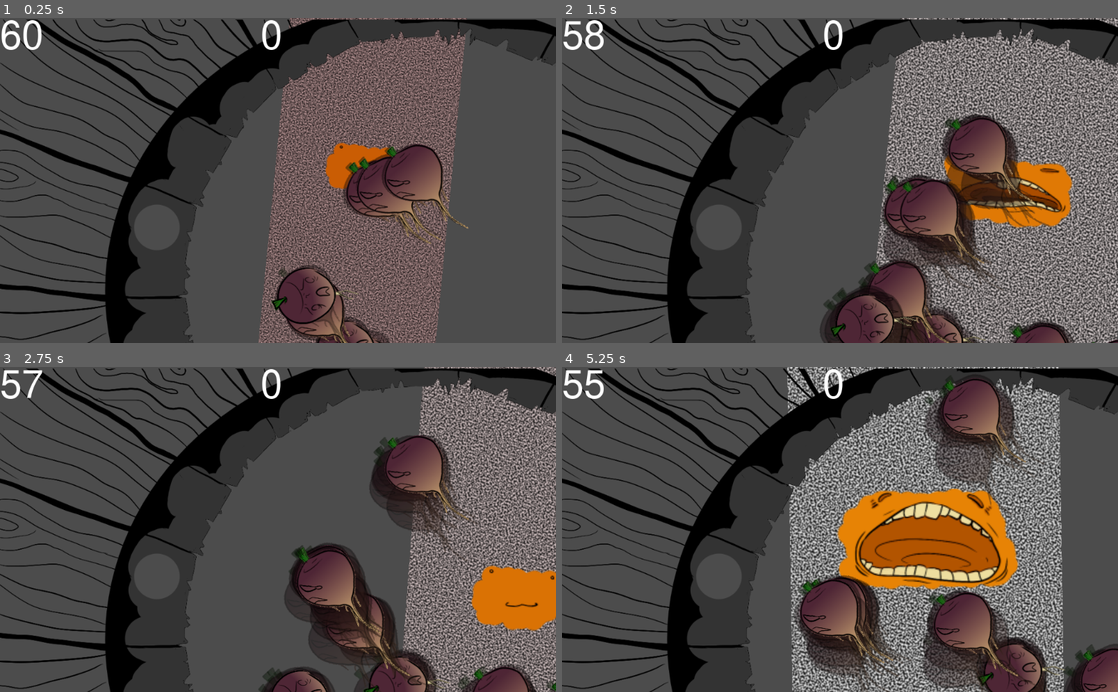
Above: before the commit, frames 1-4 (two rows, left to right).
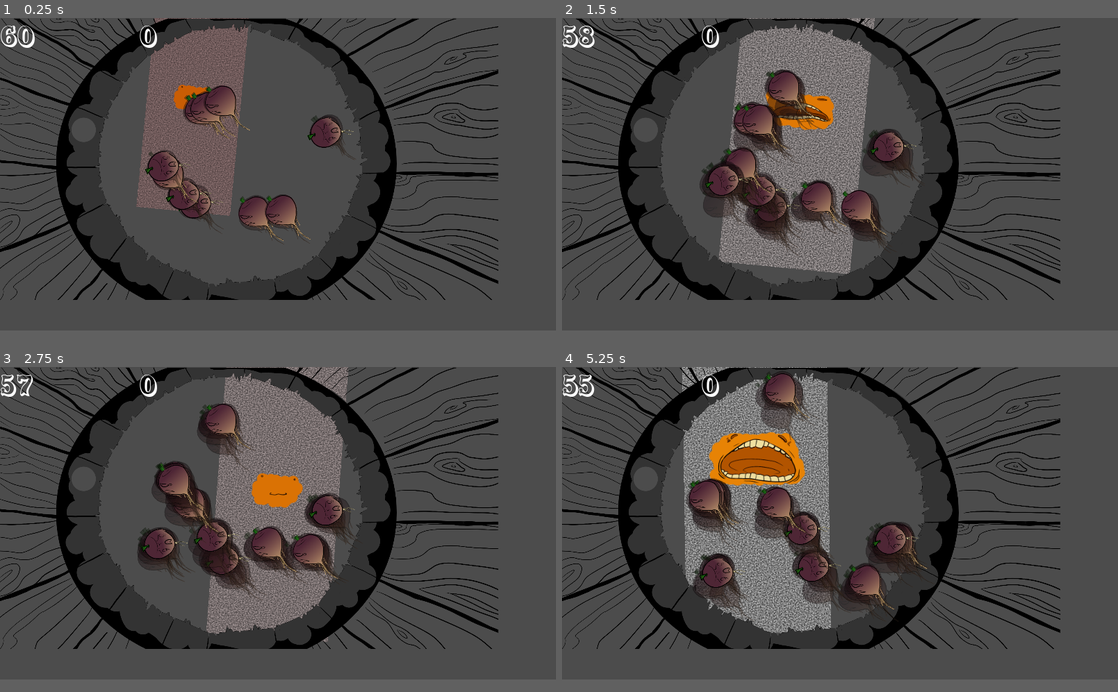
Above: after the commit, the same moments.

Repository: Nopey/carnival
Game: Godot game, scene res://Claw/Game.tscn
Two runs of this game, one before a commit and one after it. Both use one fixed random seed, a clock stepped at 60 frames per second and the inputs below.
Inputs:
- Up to frame 1 (0.25 s): no input
- Up to frame 2 (1.5 s): tap Enter (ui_accept) at 0.5, 0.77 s; hold Right (ui_right) 0.53-1.28 s; hold Down (ui_down) from 1.28 s (still down)
- Up to frame 3 (2.75 s): tap Enter (ui_accept) at 1.52 s; release Down (ui_down) at 2.03 s; hold Right (ui_right) from 2.03 s (still down)
- Up to frame 4 (5.25 s): release Right (ui_right) at 2.78 s; hold Up (ui_up) 2.78-3.53 s; tap Enter (ui_accept) at 3.02, 3.77, 4.52 s; hold Left (ui_left) 3.53-5.03 s; hold Down (ui_down) from 5.03 s (still down)
In our replay, the window is 800x468 before the commit and 800x450 after it. These sizes can differ from the game's own. Grey fills any space a smaller window leaves; there, only what the larger window draws over its background counts as a difference.

The runs differ from the first frame. In frame 1, 52% of the frame differs, in the area x 0-100%, y 0-100%; in frame 2, 66%; in frame 3, 64%; in frame 4, 66%.

Commit message:
there's a fun font now

Diff:
--- a/Claw/Bucket.tscn
+++ b/Claw/Bucket.tscn
@@ -10,7 +10,7 @@
 position = Vector2( -525, -152 )
 scale = Vector2( 0.90554, 0.905844 )
 build_mode = 1
-polygon = PoolVector2Array( 153.5, 749.577, -27.6078, 613.79 …(211 unchanged characters)… , -1934.76, 1713.32, 419.639, 1951.77, 1509.6, 1457.2, 1981.14, -234.036, 1191.55, 365.405, 901.12, 716.459, 675.84, 756.201 )
+polygon = PoolVector2Array( 153.5, 749.577, -27.6078, 613.79 …(211 unchanged characters)… , -1934.76, 1713.32, 419.639, 1951.77, 1633.28, 1777.35, 1981.14, -234.036, 1191.55, 365.405, 901.12, 716.459, 675.84, 756.201 )
 
 [node name="Sprite" type="Sprite" parent="."]
 texture = ExtResource( 2 )
--- a/Claw/Game.tscn
+++ b/Claw/Game.tscn
@@ -2,7 +2,7 @@
 
 [ext_resource path="res://Claw/sounds/disrespect copy right law.wav" type="AudioStream" id=1]
 [ext_resource path="res://Claw/Player.tscn" type="PackedScene" id=2]
-[ext_resource path="res://large_nimbus.tres" type="Theme" id=3]
+[ext_resource path="res://Claw/fonts/carnival.tres" type="Theme" id=3]
 [ext_resource path="res://Claw/Bucket.tscn" type="PackedScene" id=4]
 [ext_resource path="res://Claw/GameManager.gd" type="Script" id=5]
 
--- a/Claw/Turnip.gd
+++ b/Claw/Turnip.gd
@@ -65,7 +65,7 @@
 	transform.y = Vector2(0, pos.y)
 
 
-func _on_VisibilityNotifier2D_viewport_exited(viewport):
+func _on_VisibilityNotifier2D_viewport_exited(_viewport):
 	var offset = global_position - target
 	flee_path = -offset.normalized()
 	flee_rate = 100
--- /dev/null
+++ b/Claw/audio_mixer.tres
@@ -0,0 +1,43 @@
+[gd_resource type="AudioBusLayout" load_steps=4 format=2]
+
+[sub_resource type="AudioEffectReverb" id=2]
+resource_name = "Reverb"
+room_size = 0.05
+damping = 0.75
+spread = 0.75
+wet = 0.05
+
+[sub_resource type="AudioEffectCompressor" id=4]
+resource_name = "Compressor"
+threshold = -5.0
+gain = 2.0
+mix = 0.75
+
+[sub_resource type="AudioEffectLimiter" id=3]
+resource_name = "Limiter"
+
+[resource]
+bus/0/effect/0/effect = SubResource( 2 )
+bus/0/effect/0/enabled = true
+bus/0/effect/1/effect = SubResource( 4 )
+bus/0/effect/1/enabled = true
+bus/0/effect/2/effect = SubResource( 3 )
+bus/0/effect/2/enabled = true
+bus/1/name = "Player"
+bus/1/solo = false
+bus/1/mute = false
+bus/1/bypass_fx = false
+bus/1/volume_db = 0.0
+bus/1/send = "Master"
+bus/2/name = "Turnips"
+bus/2/solo = false
+bus/2/mute = false
+bus/2/bypass_fx = false
+bus/2/volume_db = -0.923751
+bus/2/send = "Master"
+bus/3/name = "Music"
+bus/3/solo = false
+bus/3/mute = false
+bus/3/bypass_fx = false
+bus/3/volume_db = -3.11736
+bus/3/send = "Master"
--- a/large_nimbus.tres
+++ b/Claw/fonts/carnival.tres
@@ -1,9 +1,9 @@
 [gd_resource type="Theme" load_steps=3 format=2]
 
-[ext_resource path="res://NimbusSans-Regular.ttf" type="DynamicFontData" id=1]
+[ext_resource path="res://Claw/fonts/CarnivalMF OpenShadow.ttf" type="DynamicFontData" id=1]
 
 [sub_resource type="DynamicFont" id=1]
-size = 72
+size = 100
 font_data = ExtResource( 1 )
 
 [resource]
--- a/project.godot
+++ b/project.godot
@@ -38,7 +38,15 @@
 
 [audio]
 
-default_bus_layout="res://Claw/claw_mixer.tres"
+default_bus_layout="res://Claw/audio_mixer.tres"
+
+[display]
+
+window/size/width=1920
+window/size/height=1080
+window/size/fullscreen=true
+window/stretch/mode="2d"
+window/stretch/aspect="keep"
 
 [global]
 
Binary file added: Claw/fonts/CarnivalMF OpenShadow.ttf
Binary file removed: NimbusSans-Regular.ttf
Not shown, changed: .DS_Store
